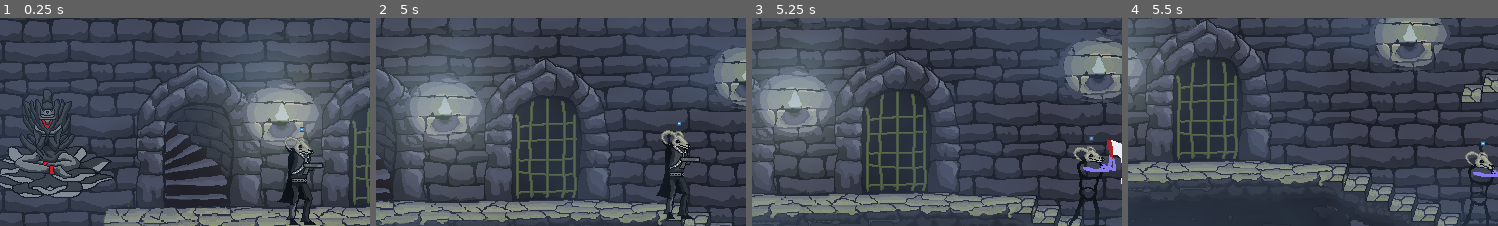
Above: before the commit, frames 1-4 (left to right).
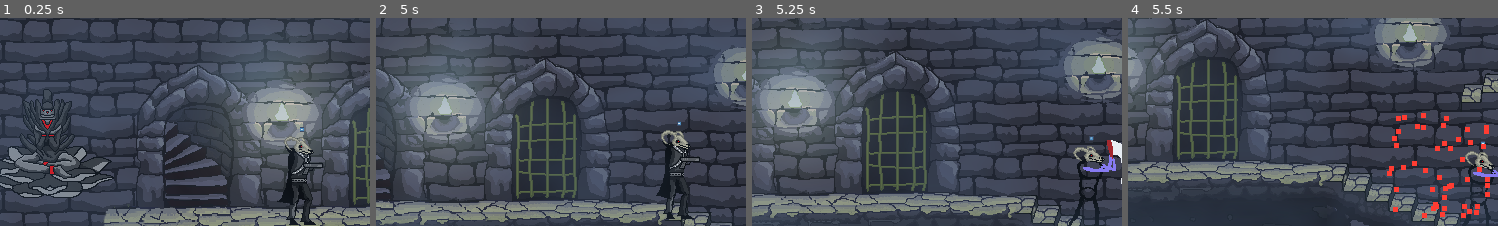
Above: after the commit, the same moments.

Repository: IgorBayerl/godot-game-liliths-crusade
Game: Godot game, scene res://src/Scenes/Main.tscn
The game is run twice, just before and just after one commit, with the same random seed, the same clock (stepped at 60 frames per second) and the same inputs. The engine's default icon, where the game draws it, is replaced by a stand-in: a white triangle on a blue panel in a dark square.
Inputs (mouse positions are % of the whole screen's width and height, from its top left):
- Up to frame 1 (0.25 s): no input
- Up to frame 2 (5 s): move the mouse to (72, 45) at 0.52 s; hold Right (move_RIGHT) 0.53-1.25 s; tap 4 (Gun_4) at 0.6, 2.3, 3.6 s; click (72, 45) at 0.67 s; tap Space (jump) at 0.77, 3.77 s; drag from (30, 55) to (62, 71) at 1.27 s; move the mouse to (60, 28) at 2.02 s; hold Left (move_LEFT) 2.03-2.75 s; tap 2 (Gun_2) at 2.1 s; drag from (45, 70) to (97, 71) at 2.77 s; move the mouse to (80, 65) at 3.52 s; hold Right (move_RIGHT) 3.53-4.25 s; drag from (20, 35) to (39, 6) at 4.27 s
- Up to frame 3 (5.25 s): move the mouse to (55, 50) at 5.02 s; hold Right (move_RIGHT) from 5.03 s (still down); tap X (interact) at 5.1 s; click (55, 50) at 5.17 s
- Up to frame 4 (5.5 s): keep holding Right (move_RIGHT); tap 4 (Gun_4) at 5.3 s
The pictures show only the part of the screen within x 9-59%, y 24-74%; the shares and areas given below are measured in that part.

Frames 1-3 are identical in both runs. In frame 4, 1.5% of the frame differs, in the area x 70-98%, y 45-97%.

Commit message:
sangue player

Diff:
--- a/src/Scripts/Aroldo.gd
+++ b/src/Scripts/Aroldo.gd
@@ -114,7 +114,7 @@
 	if area.is_in_group("Player"):
 		print ('atack')
 		atacking = true
-		$AnimatedSprite.play("atack")
+		$AnimatedSprite.play("Atack")
 		$AnimatedSprite/HitBox/AnimationPlayer.play("Hit")
 		yield(get_tree().create_timer(0.5), "timeout")
 		atacking = false
--- a/src/Scripts/Blood2D.gd
+++ b/src/Scripts/Blood2D.gd
@@ -19,7 +19,7 @@
 	splatter()
 
 func splatter(particles_to_spawn := -1):
-	if (particles_to_spawn <=0):
+	if (particles_to_spawn <= 0):
 		particles_to_spawn = BloodParticleNumber
 
 	var spawnedParticles : RigidBody2D
--- a/src/Scripts/Mira.gd
+++ b/src/Scripts/Mira.gd
@@ -78,7 +78,7 @@
 	if Input.is_action_just_released("move_UP"):
 		dir += Vector2(dir.x , 0)
 
-	var new_dir: = Vector2()
+
 
 #	print( dir )
 	rotation = dir.angle()
--- a/src/Scripts/Player.gd
+++ b/src/Scripts/Player.gd
@@ -5,6 +5,7 @@
 export var JUMP_FORCE = -1000
 
 var health = 100
+var is_alive = true
 
 signal OnDeath(WhoDied)
 
@@ -164,7 +165,7 @@
 func _on_SwordHit_area_entered(area: Area2D) -> void:
 	if area.is_in_group("hurtbox"):
 		$Camera2D.shake = true
-		var damage = rand_range(15, 30)
+		var damage = rand_range(30, 30)
 		area.get_parent().take_damage(damage)
 		print(damage)
 		yield(get_tree().create_timer(0.2), "timeout")
@@ -172,9 +173,11 @@
 
 func take_damage(damage):
 	get_parent().get_node("CanvasLayer/Control/Health Bar").take_damage(damage)
+	health -= damage
 	print('take_damage')
 
 func death_detection():
-	if health <= 0 :
+	if health <= 0 and is_alive:
+		is_alive = false
+#		print ("AAAAAAAAAAAAAAAAAAAAAAAAAHHHH")
 		emit_signal("OnDeath",self)
-		queue_free()
